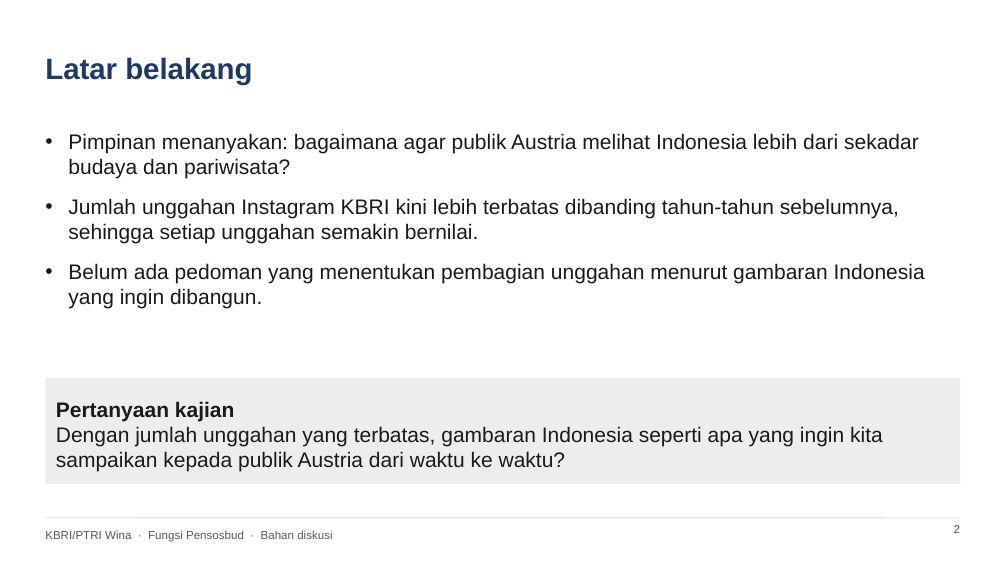
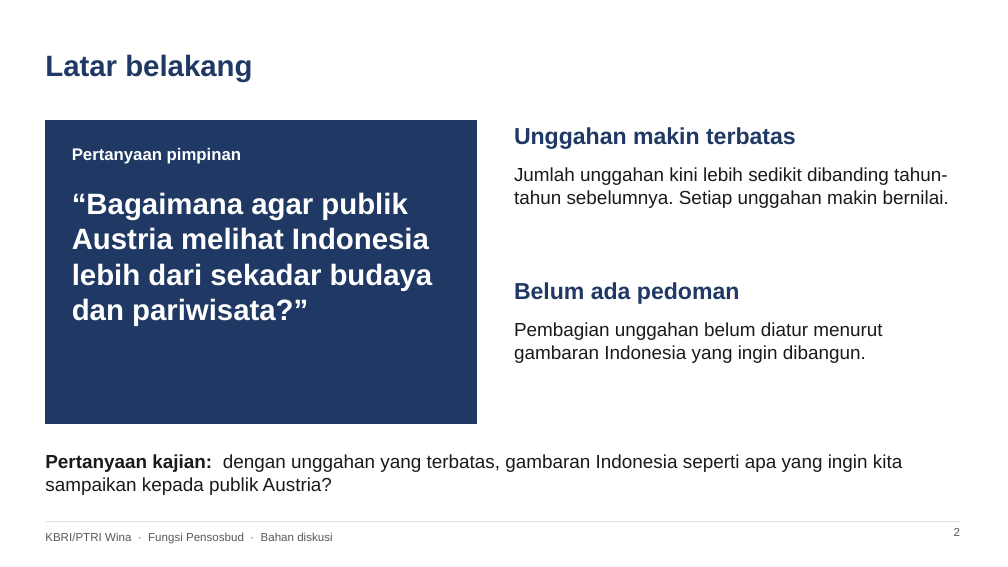
Before and after one commit to quintareva09/quintadeyandaputri, a slide deck: slide 2 of ici_analysis/KBRI_Wina_Penataan_Konten_Instagram.pptx. Drawn at 1008x567 pixels with LibreOffice and Linux fonts; fonts in the diff are those of the drawing. Boxes give left, top, right and bottom in pixels: in the first picture for what was removed or moved away, otherwise in the second. Text is boxed around its words. In the diff, an @@ line names an element or a change of style, - is before the commit and + after.

```diff
--- a/ici_analysis/KBRI_Wina_Penataan_Konten_Instagram.pptx
+++ b/ici_analysis/KBRI_Wina_Penataan_Konten_Instagram.pptx
@@ title "Latar belakang": place and size @@
-title "Latar belakang" at [45, 57, 252, 85]
+title "Latar belakang" at [45, 54, 252, 81]
@@ rectangle added at [45, 121, 476, 423], fill #1F3864, outline #1F3864 1 pt @@
@@ text removed at [68, 133, 925, 309] @@
-• Pimpinan menanyakan: bagaimana agar publik Austria melihat Indonesia lebih dari sekadar budaya dan pariwisata?
-• Jumlah unggahan Instagram KBRI kini lebih terbatas dibanding tahun-tahun sebelumnya, sehingga setiap unggahan semakin bernilai.
-• Belum ada pedoman yang menentukan pembagian unggahan menurut gambaran Indonesia yang ingin dibangun.
@@ text added at [72, 148, 241, 164], 16 pt, text #FFFFFF, bold @@
+Pertanyaan pimpinan
@@ text added at [514, 127, 796, 149], 22 pt, text #1F3864, bold @@
+Unggahan makin terbatas
@@ text added at [514, 167, 949, 208], 18 pt, text #1A1A1A @@
+Jumlah unggahan kini lebih sedikit dibanding tahun-tahun sebelumnya. Setiap unggahan makin bernilai.
@@ text added at [72, 192, 433, 326], 28 pt, text #FFFFFF, bold @@
+“Bagaimana agar publik Austria melihat Indonesia lebih dari sekadar budaya dan pariwisata?”
@@ text added at [514, 282, 739, 304], 22 pt, text #1F3864, bold @@
+Belum ada pedoman
@@ text added at [514, 322, 882, 363], 18 pt, text #1A1A1A @@
+Pembagian unggahan belum diatur menurut gambaran Indonesia yang ingin dibangun.
@@ text "Pertanyaan kajian: dengan unggahan yang ...": place and size @@
-text "Pertanyaan kajian: dengan unggahan yang ..." at [45, 378, 960, 484]
+text "Pertanyaan kajian: dengan unggahan yang ..." at [45, 454, 902, 495]
@@ text "Pertanyaan kajian: dengan unggahan yang ..." at [45, 454, 902, 495]: fill #EDEDED to none @@
@@ text at [45, 454, 902, 495]: text changed; size 20 to 18 pt @@
-Pertanyaan kajian
-Dengan jumlah unggahan yang terbatas, gambaran Indonesia seperti apa yang ingin kita sampaikan kepada publik Austria dari waktu ke waktu?
+Pertanyaan kajian: dengan unggahan yang terbatas, gambaran Indonesia seperti apa yang ingin kita sampaikan kepada publik Austria?
@@ line moved from (45, 518) - (960, 518) to (45, 522) - (960, 522) @@
```
Also in this commit, not shown: 9 other slides changed, 1 slide removed, 2 other files.
